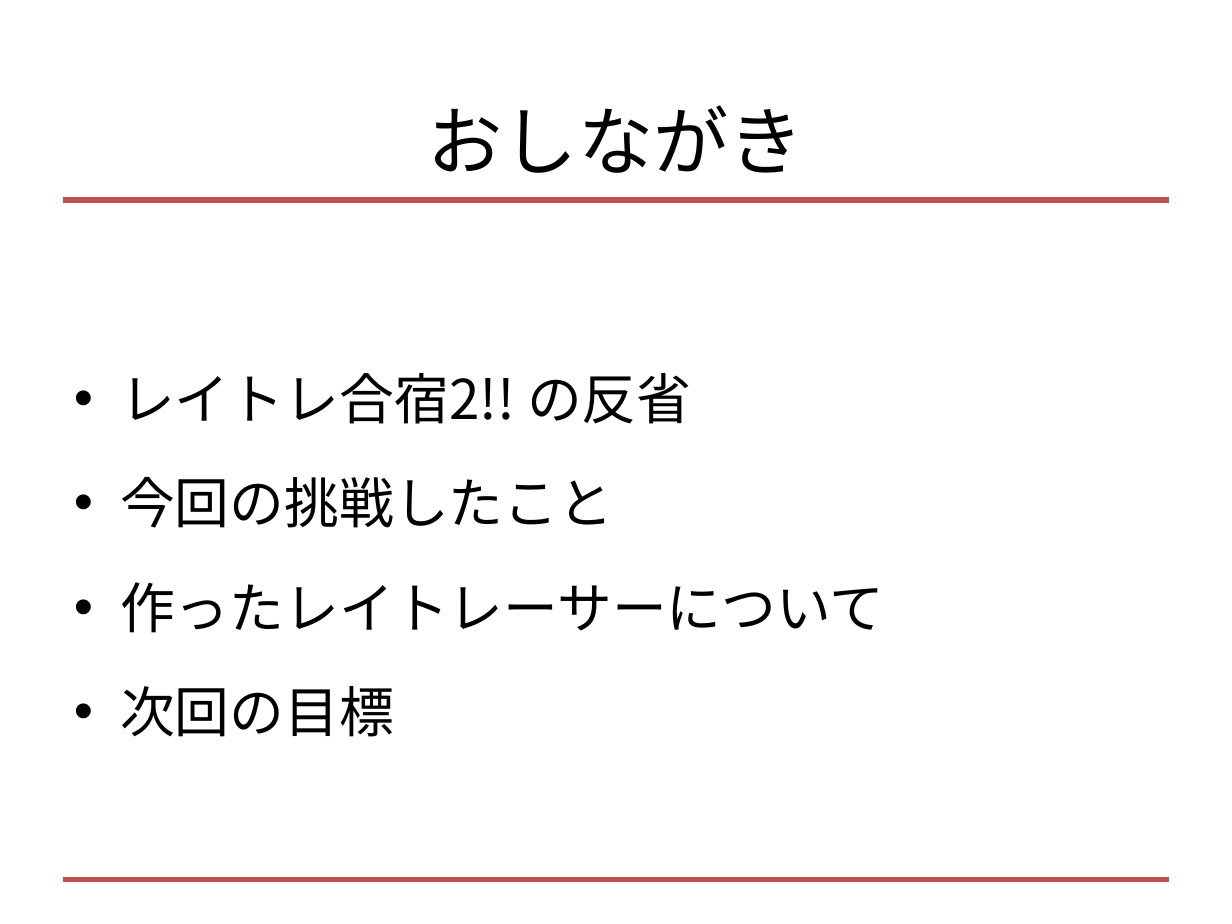
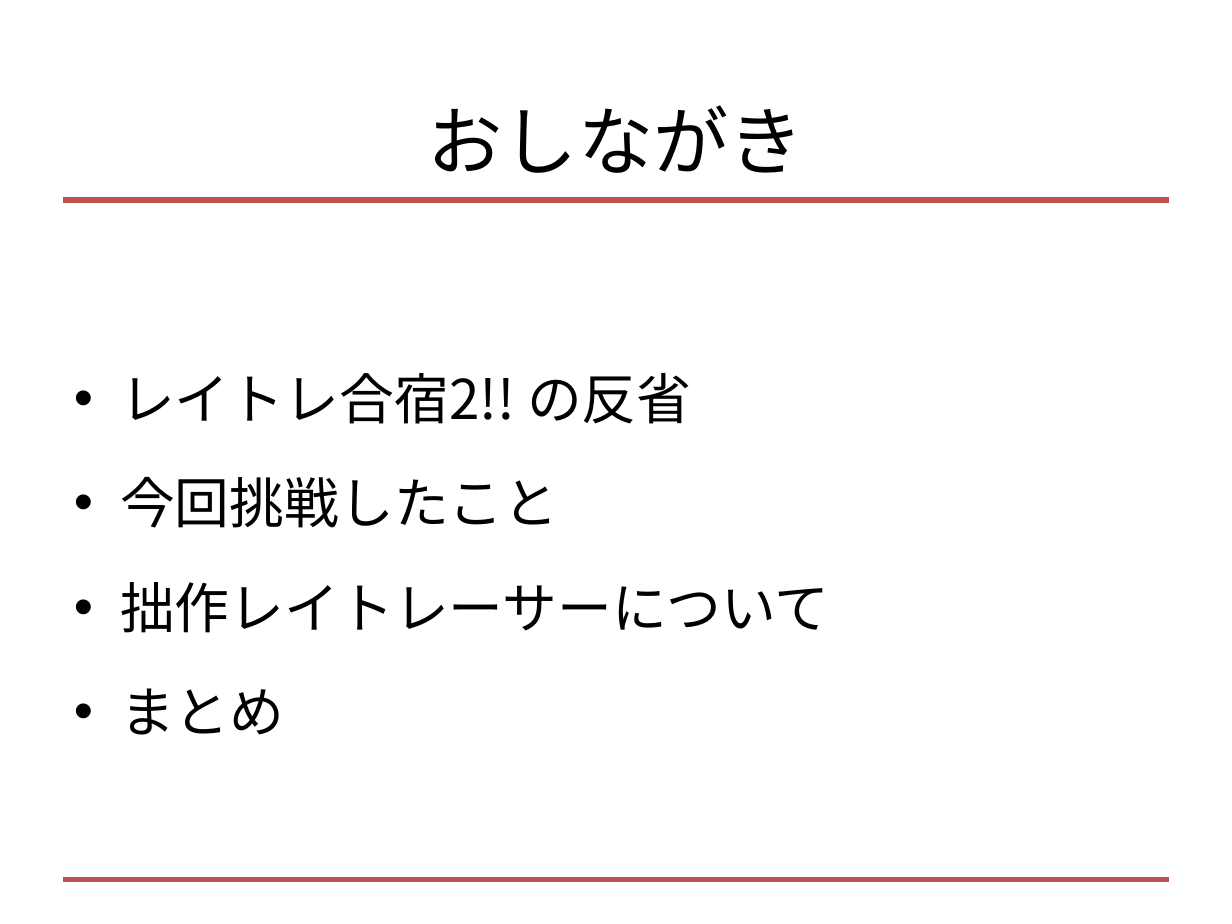
Before and after one commit to tek-nishi/SecondRayTrace, a slide deck: slide 4 of レイトレ合宿3!!!.pptx. Drawn at 1232x924 pixels with LibreOffice and Linux fonts; fonts in the diff are those of the drawing. Boxes give left, top, right and bottom in pixels: in the first picture for what was removed or moved away, otherwise in the second. Text is boxed around its words. In the diff, an @@ line names an element or a change of style, - is before the commit and + after.

```diff
--- a/レイトレ合宿3!!!.pptx
+++ b/レイトレ合宿3!!!.pptx
@@ text at box(120, 477, 829, 735): text changed @@
-• 今回の挑戦したこと
-• 作ったレイトレーサーについて
-• 次回の目標
+• 今回挑戦したこと
+• 拙作レイトレーサーについて
+• まとめ
```
Also in this commit, not shown: 9 other slides changed.
